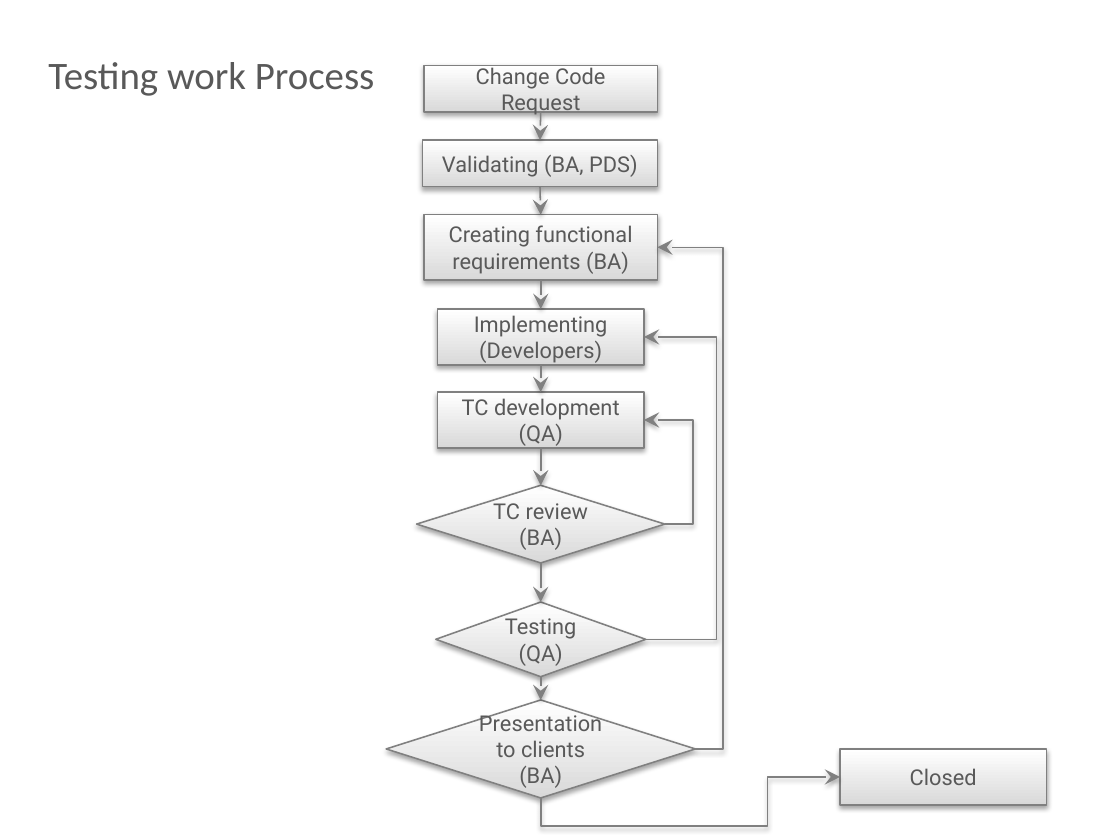
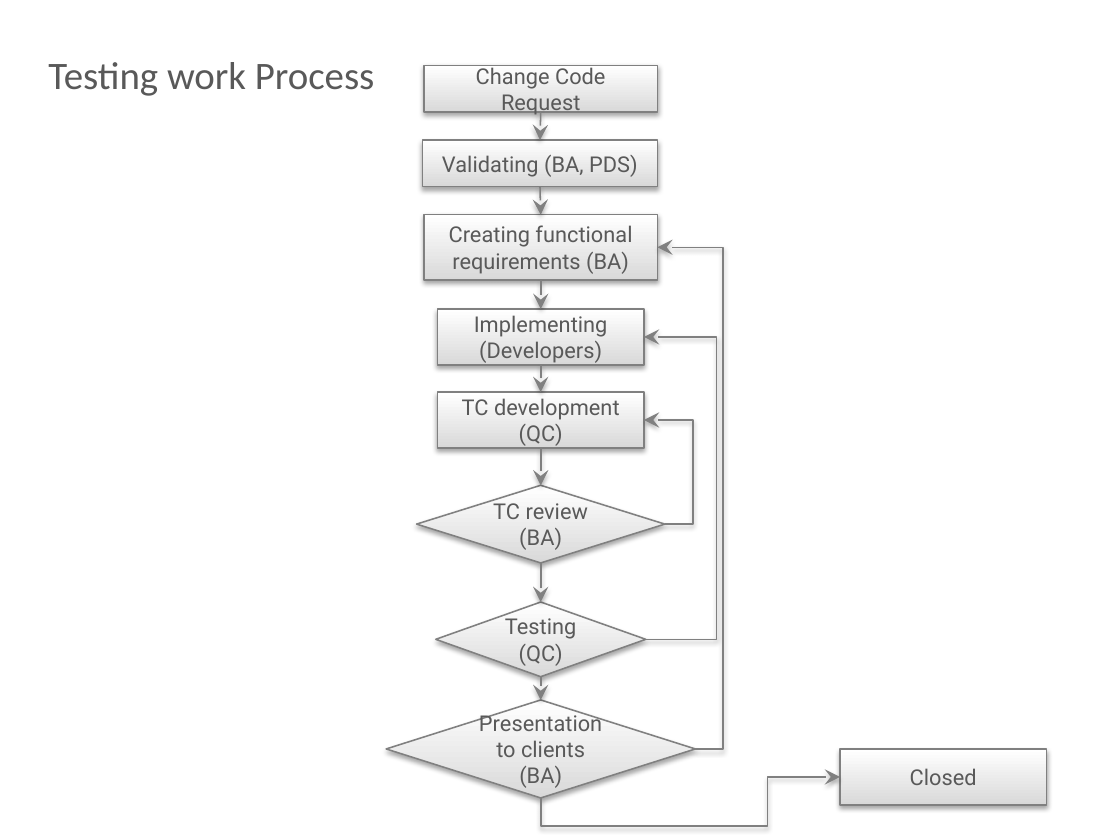
Before and after one commit to BigRacer/swtesting, a slide deck: slide 21 of 1.Introduction_part2/Introduction.pptx. Drawn at 1120x840 pixels with LibreOffice and Linux fonts; fonts in the diff are those of the drawing; background and template pictures are left out. Boxes give left, top, right and bottom in pixels: in the first picture for what was removed or moved away, otherwise in the second. Text is boxed around its words. In the diff, an @@ line names an element or a change of style, - is before the commit and + after.

```diff
--- a/1.Introduction_part2/Introduction.pptx
+++ b/1.Introduction_part2/Introduction.pptx
@@ text in rectangle at box(519, 424, 563, 448): text changed @@
-(QA)
+(QC)
@@ text in diamond at box(519, 644, 563, 666): text changed @@
-(QA)
+(QC)
```
Also in this commit, not shown: 8 other slides changed, 5 slides added, 5 slides removed, 2 other files.
